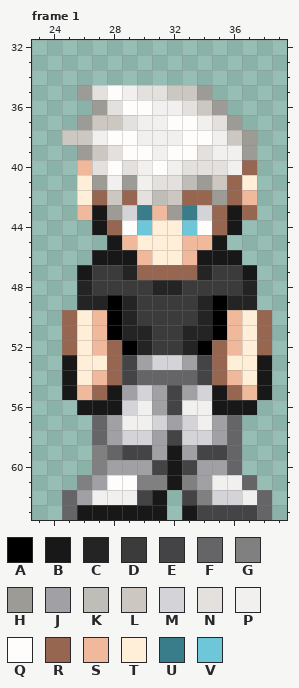
Two versions of one pixel-art file, Assets/Development/Art_Dev/Sprites_Dev/Gabriel_base.aseprite. This is how it looked before the edit.
64x64 pixels, 1 frame. Colours within 5 levels of each other are drawn and written as one. Shown: frame 1: x 23..39, y 32..63. The commit also changed other frames, which this record leaves out.
Visible layers, top first: "Hair", "Head", "clothes", "Body".
Palette (. is transparent): A #000000  B #181818  C #242424  D #3b3b3b  E #444446  F #656568  G #808081  H #9c9b95  J #a1a1a5  K #bfbdb7  L #cdc7c1  M #d4d4d8  N #e3e0dd  P #f1f0ef  Q #fffdfb  R #966651  S #f0b99c  T #ffefd8  U #387d89  V #6ec7d8
Pixels before, frame 1, first column x 25:
35 .HNQPNNLLH....
36 ..HNQQPPNLH...
37 .HLLNPPQQPNH..
38 LLPQQPPPQQPLH.
39 .HLNQQPQQNPPH.
40 .SNQNPQPNNNPR.
41 .THPHPNNKHLRT.
42 .TRLRNKLRRHRS.
43 .SBHMUSHUMRBR.
44 ..BRQVTTVQRB..
45 ...BSTTTSSB...
46 ..BBBSTTSBBB..
47 .BDDCRRRRCDDB.
48 .CDDDDCCDDDDC.
49 .CCACDDDDCACC.
50 RTSACDDDDCASTR
51 RTSACCDDCCASTR
52 RTSRACDDCARSTR
53 BTTREJMMJERTTB
54 BTSREFFFFERSTB
55 BSRBJMJEJMBRSB
56 .BBBMPJEPPBBB.
57 ..FJPPMJMPJF..
58 ..FJMMJEMMJF..
59 ..GFEEJBJEEF..
60 ..GJJJEBEJJF..
61 .GJQQGGBGJPPF.
62 FJPPPEB.EGMMPF
63 FBBBBBB.BEEEEF
After the commit:
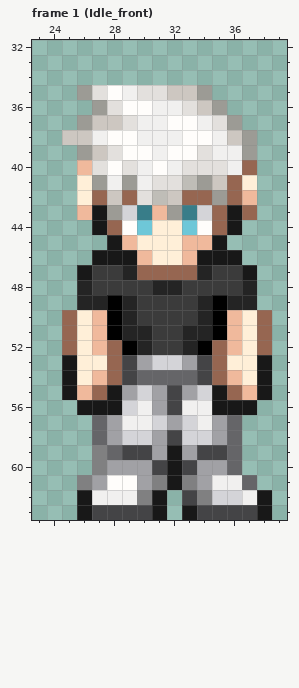
Commit: Added Gabriel idle animations sheets, secondary character base sprite
The exact change:
layer "Clothes" added
layer "clothes" removed
Changed rows in their new state; - is an unchanged pixel.
Frame 1 (Idle_front):
first column x 25:
61 -----J--------
62 .B---G-------B
63 .-EEEE-------B
